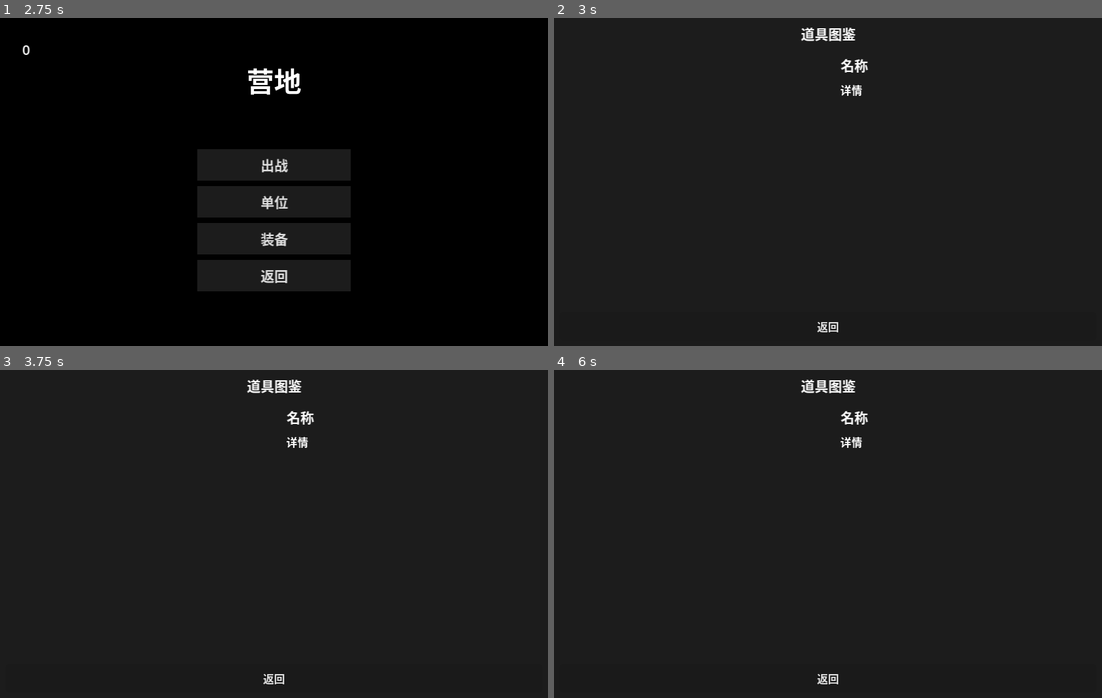
Above: before the commit, frames 1-4 (two rows, left to right).
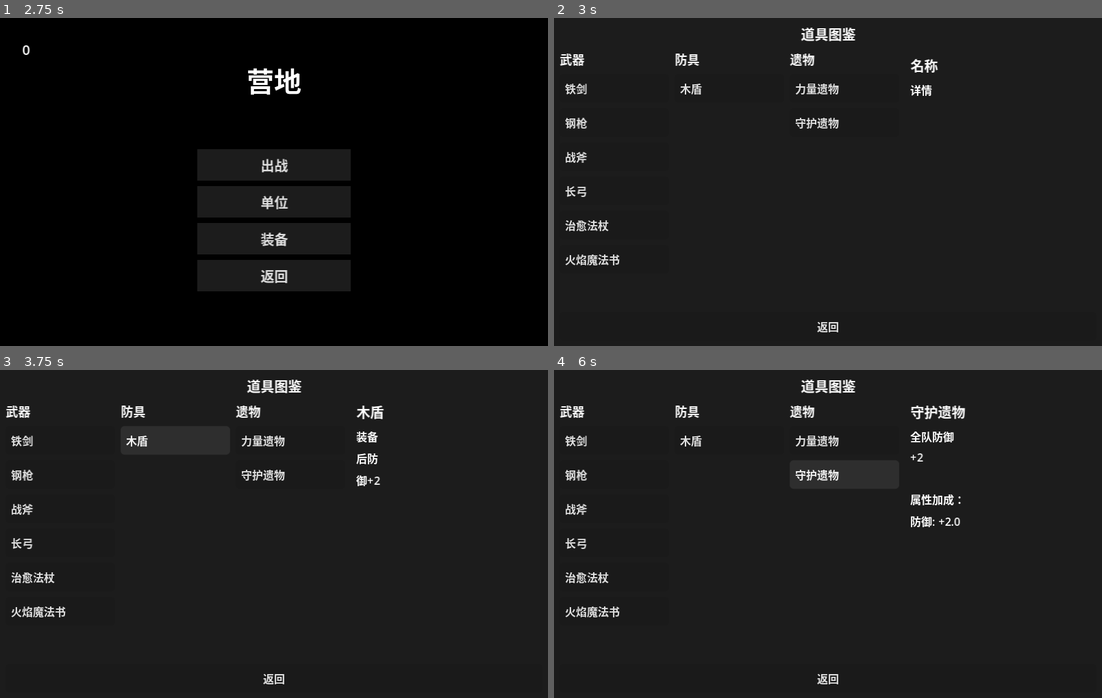
Above: after the commit, the same moments.

Repository: ZhuXilin/Dev_Project_260730
Game: Godot game, scene res://content/scenes/ui/MainMenu.tscn
The game is run twice, just before and just after one commit, with the same random seed, the same clock (stepped at 60 frames per second) and the same inputs. Sound files missing from this copy of the repository are replaced by a short silence.
Inputs (mouse positions are in pixels of both pictures, inside the frame that each line leads up to):
- Up to frame 1 (2.75 s): click "继续游戏" at 0.5 s; click "新建游戏" at 1.25 s; click "新游戏" at 2 s
- Up to frame 2 (3 s): click "装备" at 2.75 s
- Up to frame 3 (3.75 s): click (169, 438) at 3.5 s, where only the run before the commit has a clickable "力量遗物 ✅"
- Up to frame 4 (6 s): click (844, 438) at 4.25 s, where only the run after the commit has a clickable "力量遗物"; click (723, 474) at 5 s, where only the run before the commit has a clickable "守护遗物 ✅"; click (844, 474) at 5.75 s, where only the run after the commit has a clickable "守护遗物"

Frame 1 is identical in both runs. In frame 2, 1.9% of the frame differs, in the area x 1-71%, y 10-76%; in frame 3, 2.1%; in frame 4, 2.5%, in the area x 1-76%, y 10-76%.

Commit message:
Fixed bug for item info UI

Diff:
--- a/content/scenes/ui/ItemInfoUI.tscn
+++ b/content/scenes/ui/ItemInfoUI.tscn
@@ -16,6 +16,7 @@
 layout_mode = 2
 size_flags_horizontal = 3
 size_flags_vertical = 3
+theme_override_constants/separation = 4
 
 [node name="Title" type="Label" parent="VBoxContainer" unique_id=87283480]
 layout_mode = 2
@@ -26,45 +27,59 @@
 [node name="HBoxContainer" type="HBoxContainer" parent="VBoxContainer" unique_id=1016450654]
 layout_mode = 2
 size_flags_vertical = 3
+theme_override_constants/separation = 8
 
 [node name="LeftPanel" type="VBoxContainer" parent="VBoxContainer/HBoxContainer" unique_id=1347318244]
 layout_mode = 2
+size_flags_horizontal = 3
+size_flags_vertical = 3
 
 [node name="HBoxContainer" type="HBoxContainer" parent="VBoxContainer/HBoxContainer/LeftPanel" unique_id=458227031]
 layout_mode = 2
+size_flags_horizontal = 3
+size_flags_vertical = 3
+theme_override_constants/separation = 4
 
 [node name="WeaponScroll" type="ScrollContainer" parent="VBoxContainer/HBoxContainer/LeftPanel/HBoxContainer" unique_id=1023858505]
+custom_minimum_size = Vector2(80, 0)
 layout_mode = 2
+size_flags_horizontal = 3
 size_flags_vertical = 3
 horizontal_scroll_mode = 0
 
 [node name="WeaponList" type="VBoxContainer" parent="VBoxContainer/HBoxContainer/LeftPanel/HBoxContainer/WeaponScroll" unique_id=86866633]
 layout_mode = 2
+size_flags_horizontal = 3
+size_flags_vertical = 3
 
 [node name="ArmorScroll" type="ScrollContainer" parent="VBoxContainer/HBoxContainer/LeftPanel/HBoxContainer" unique_id=1701990918]
+custom_minimum_size = Vector2(80, 0)
 layout_mode = 2
+size_flags_horizontal = 3
 size_flags_vertical = 3
 horizontal_scroll_mode = 0
 
 [node name="ArmorList" type="VBoxContainer" parent="VBoxContainer/HBoxContainer/LeftPanel/HBoxContainer/ArmorScroll" unique_id=2121980983]
 layout_mode = 2
+size_flags_horizontal = 3
+size_flags_vertical = 3
 
 [node name="RelicScroll" type="ScrollContainer" parent="VBoxContainer/HBoxContainer/LeftPanel/HBoxContainer" unique_id=1714346633]
+custom_minimum_size = Vector2(80, 0)
 layout_mode = 2
+size_flags_horizontal = 3
 size_flags_vertical = 3
 horizontal_scroll_mode = 0
 
 [node name="RelicList" type="VBoxContainer" parent="VBoxContainer/HBoxContainer/LeftPanel/HBoxContainer/RelicScroll" unique_id=930984989]
 layout_mode = 2
-
-[node name="SpaceLabel" type="Label" parent="VBoxContainer/HBoxContainer" unique_id=1712196693]
-layout_mode = 2
-size_flags_vertical = 0
-text = "          "
+size_flags_horizontal = 3
+size_flags_vertical = 3
 
 [node name="RightPanel" type="VBoxContainer" parent="VBoxContainer/HBoxContainer" unique_id=1506831668]
 layout_mode = 2
 size_flags_horizontal = 2
+size_flags_vertical = 3
 
 [node name="ItemIcon" type="TextureRect" parent="VBoxContainer/HBoxContainer/RightPanel" unique_id=2041278662]
 layout_mode = 2
@@ -81,6 +96,7 @@
 layout_mode = 2
 theme_override_font_sizes/font_size = 8
 text = "详情"
+autowrap_mode = 3
 
 [node name="BackButton" type="Button" parent="VBoxContainer" unique_id=1504312512]
 layout_mode = 2
--- a/function/script/ItemInfoUI.gd
+++ b/function/script/ItemInfoUI.gd
@@ -11,13 +11,20 @@
 @onready var item_detail = $VBoxContainer/HBoxContainer/RightPanel/ItemDetail
 
 func _ready():
+	# 强制铺满父容器
+	anchors_preset = Control.PRESET_FULL_RECT
+	offset_left = 0
+	offset_top = 0
+	offset_right = 0
+	offset_bottom = 0
 	_refresh_list()
 
 func _refresh_list():
 	# 清空所有列表
 	for list in [weapon_list, armor_list, relic_list]:
-		for child in list.get_children():
-			child.queue_free()
+		if list:
+			for child in list.get_children():
+				child.queue_free()
 
 	# ---- 武器列：所有已解锁武器 ----
 	_fill_weapon_column()
@@ -25,7 +32,7 @@
 	# ---- 防具列：所有已解锁防具 ----
 	_fill_armor_column()
 
-	# ---- 遗物列：所有已解锁遗物（含未获得） ----
+	# ---- 遗物列：所有已解锁遗物（不显示状态，与武器一样） ----
 	_fill_relic_column()
 
 func _fill_weapon_column():
@@ -62,7 +69,7 @@
 	var armor_items = []
 	for item_id in Globals.unlocked_items:
 		var data = ItemManager.get_item_data(item_id)
-		if data and data.type in ["armor", "accessory"]:
+		if data and data.type == "armor":
 			armor_items.append(data)
 
 	if armor_items.is_empty():
@@ -84,26 +91,18 @@
 	title.add_theme_font_size_override("font_size", 9)
 	relic_list.add_child(title)
 
-	# 获取所有已解锁遗物 ID
 	var unlocked_ids = RelicManager.get_unlocked_relics()
 	if unlocked_ids.is_empty():
 		_add_empty_label(relic_list)
 		return
 
-	# 获取已获得的遗物 ID 列表
-	var owned_ids = []
-	for relic in GameState.get_global_relics():
-		owned_ids.append(relic.item_id)
-
+	# 不再检查 owned_ids，不显示状态标记
 	for relic_id in unlocked_ids:
 		var data = RelicManager.get_relic_data(relic_id)
 		if data.is_empty():
 			continue
 		var btn = Button.new()
-		btn.text = data.name
-		if relic_id in owned_ids:
-			btn.text += " ✅"
-			btn.modulate = Color(0.7, 1.0, 0.7)
+		btn.text = data.name   # 只显示名称，无 ✅ 无颜色
 		btn.size_flags_horizontal = Control.SIZE_EXPAND_FILL
 		btn.add_theme_font_size_override("font_size", 8)
 		btn.alignment = HORIZONTAL_ALIGNMENT_LEFT
@@ -126,7 +125,7 @@
 	item_name.text = data.name
 	item_detail.text = data.description if data.description else "无描述"
 
-func _show_relic_detail(data: Dictionary, relic_id: String):
+func _show_relic_detail(data: Dictionary, _relic_id: String):
 	item_icon.visible = false
 	item_name.text = data.get("name", "")
 	var detail = data.get("description", "无描述")
@@ -135,16 +134,7 @@
 		detail += "\n\n属性加成："
 		for key in stats:
 			detail += "\n" + _get_stat_display_name(key) + ": +" + str(stats[key])
-	# 检查是否已获得
-	var has_relic = false
-	for relic in GameState.get_global_relics():
-		if relic.item_id == relic_id:
-			has_relic = true
-			break
-	if has_relic:
-		detail += "\n\n状态：已获得 ✅"
-	else:
-		detail += "\n\n状态：未获得"
+	# 不显示状态信息（已获得/未获得）
 	item_detail.text = detail
 
 func _get_stat_display_name(key: String) -> String:
